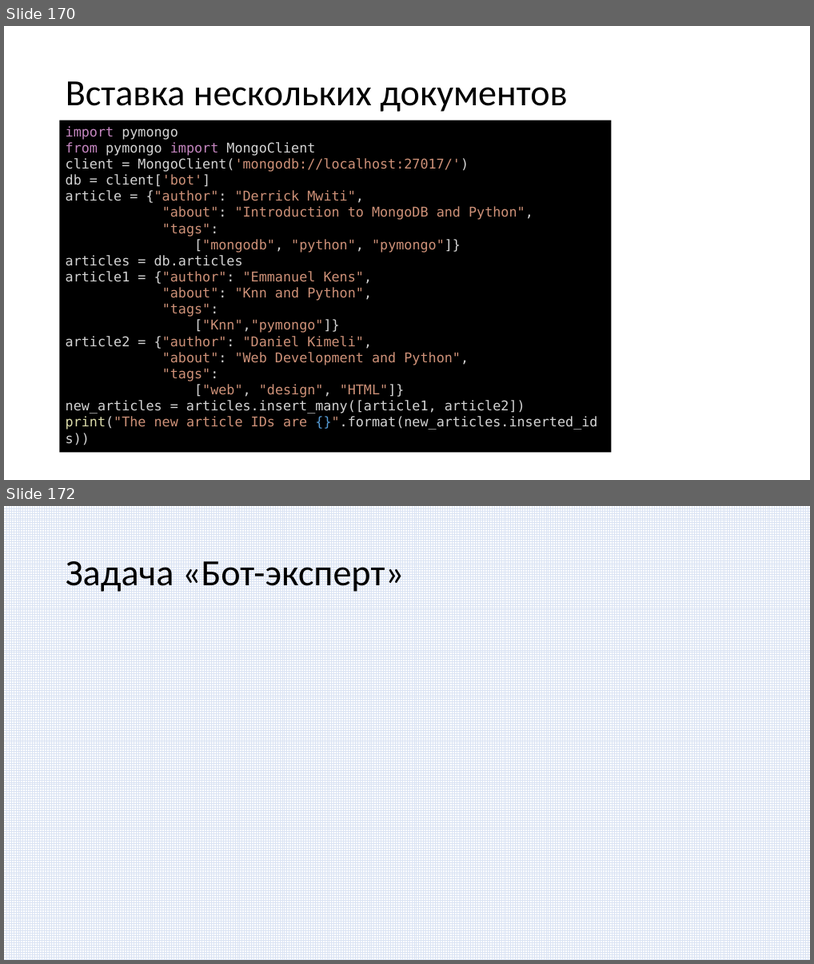
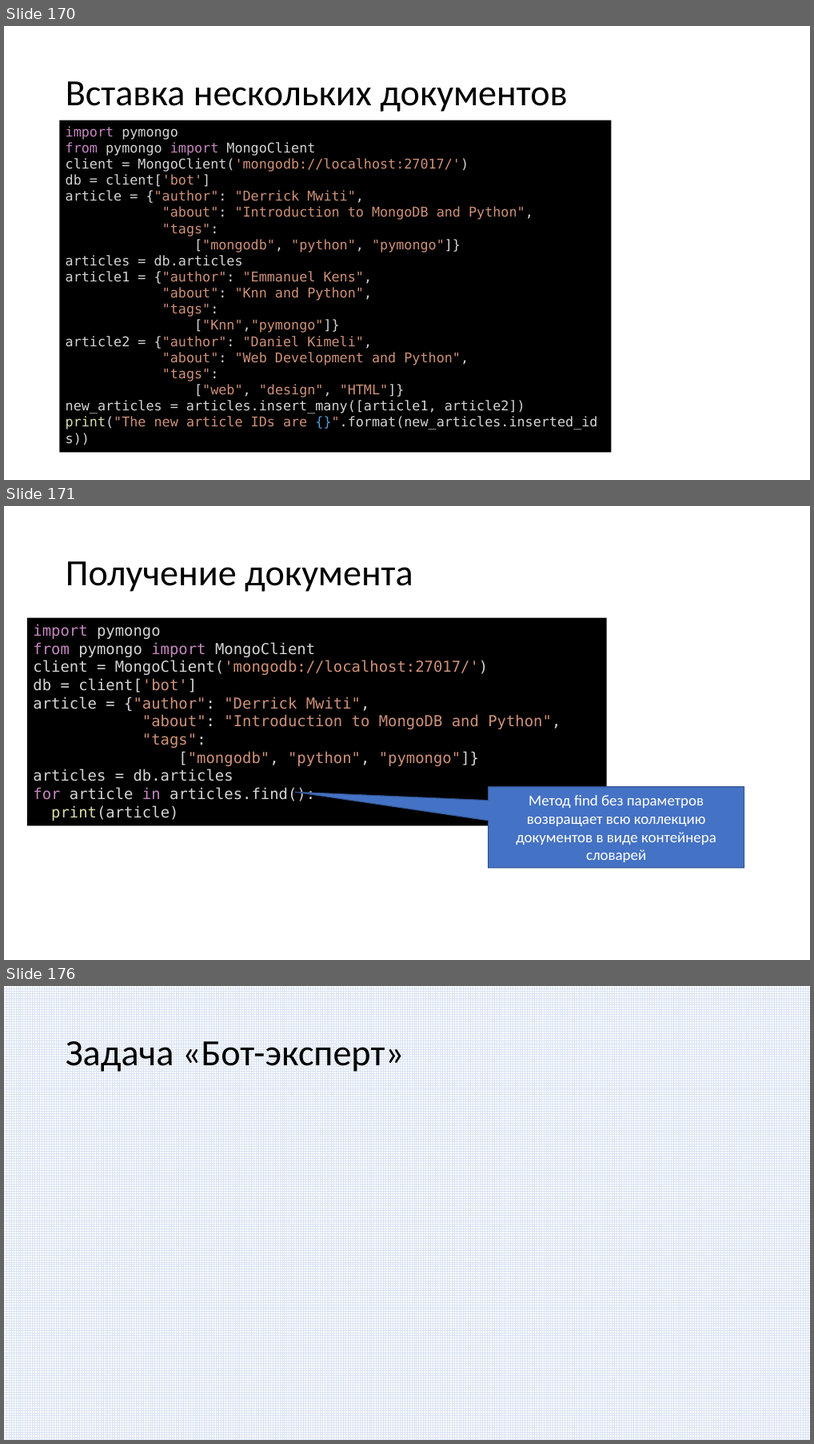
Before and after one commit to paveltsytovich/telegram-course, a slide deck: Presentation/Разработка ботов для телеграмм на Python.pptx. Shown one above the other, each under a label of ours: slides 170 and 172 before the commit, slides 170, 171 and 176 after it; the slides between them are not shown. The pictures are 814x964 and 814x1444 pixels, drawn with LibreOffice and Linux fonts; fonts in the diff are those of the drawing. Boxes give left, top, right and bottom in pixels: in the first picture for what was removed or moved away, otherwise in the second. Text is boxed around its words. In the diff, an @@ line names an element or a change of style, - is before the commit and + after.

```diff
--- a/Presentation/Разработка ботов для телеграмм на Python.pptx
+++ b/Presentation/Разработка ботов для телеграмм на Python.pptx
@@ slide 171 added at (x1=4, y1=506, x2=810, y2=960), background #FFFFFF @@
@@ title added at (x1=66, y1=561, x2=414, y2=592), 44 pt, text #000000 @@
+Получение документа
@@ rectangle added at (x1=27, y1=618, x2=606, y2=825), fill #000000, 18 pt, text #D4D4D4 @@
+import pymongo
+from pymongo import MongoClient
+client = MongoClient('mongodb://localhost:27017/')
+db = client['bot']
+article = {"author": "Derrick Mwiti",
+"about": "Introduction to MongoDB and Python",
+"tags":
+["mongodb", "python", "pymongo"]}
+articles = db.articles
+for article in articles.find():
+print(article)
@@ speech box added at (x1=489, y1=787, x2=745, y2=868), fill #4472C4, outline #325491 1 pt, 18 pt, text #FFFFFF @@
+Метод find без параметров возвращает всю коллекцию документов в виде контейнера словарей
@@ what was slide 172 is now slide 176 @@
```
Also in this commit, not shown: 4 other slides added, 1 slide removed.
